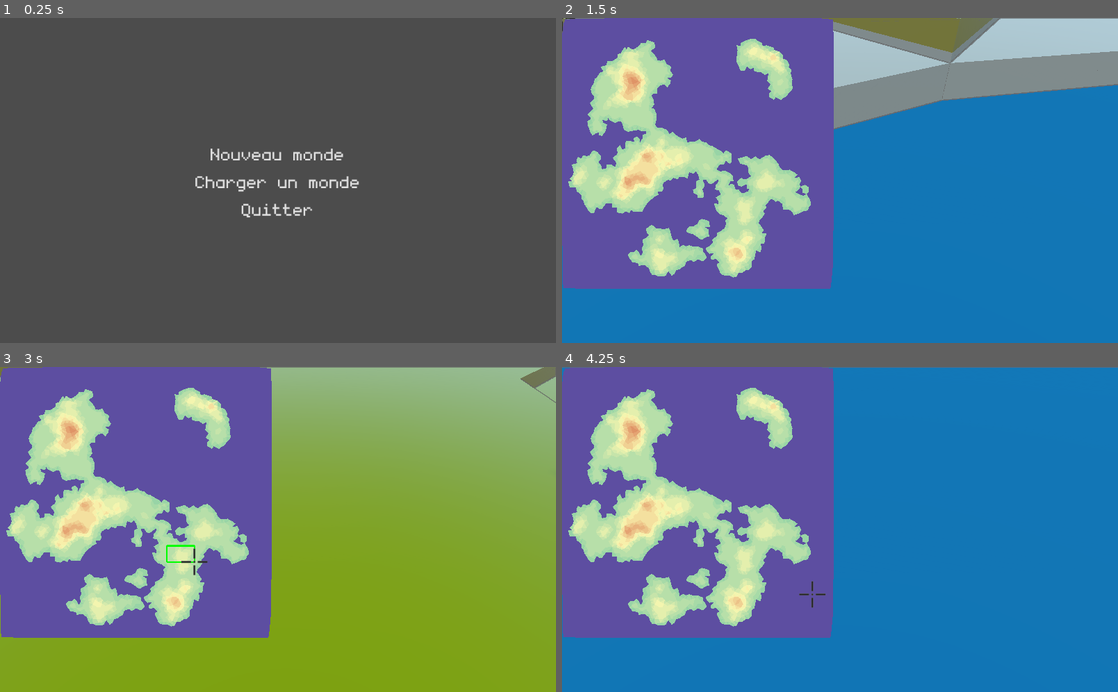
Above: before the commit, frames 1-4 (two rows, left to right).
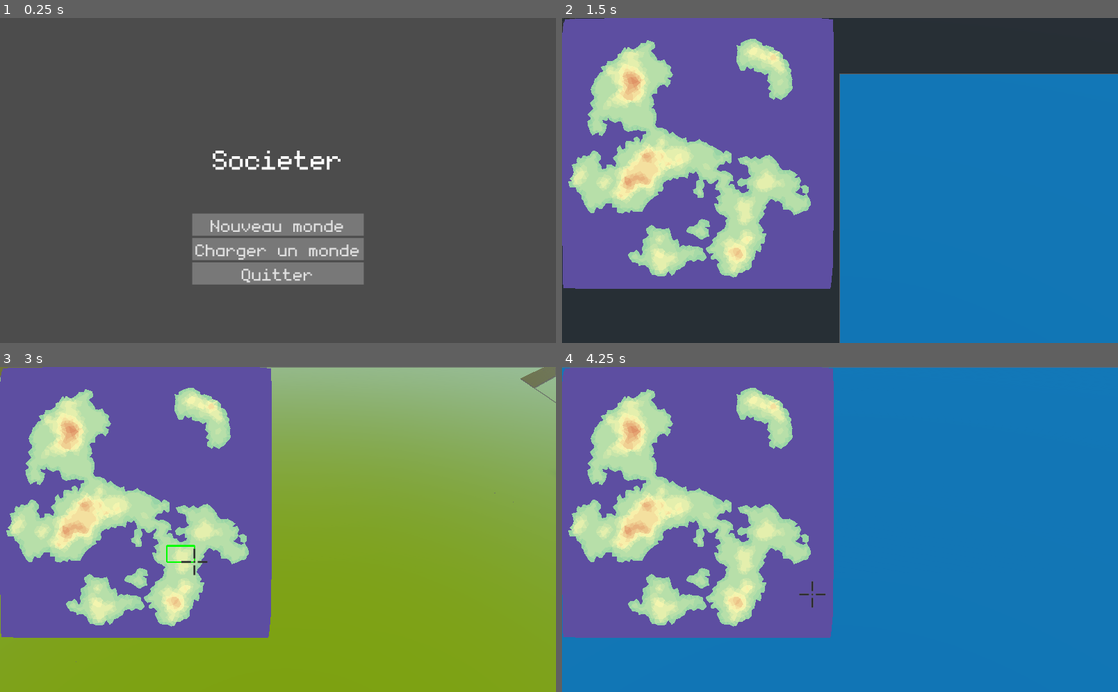
Above: after the commit, the same moments.

Repository: eriwyn/societer
Game: Godot game, scene res://menu/MainMenu.tscn
Two runs of this game, one before a commit and one after it. Both use one fixed random seed, a clock stepped at 60 frames per second and the inputs below.
Inputs (mouse positions are in pixels of both pictures, inside the frame that each line leads up to):
- Up to frame 1 (0.25 s): no input
- Up to frame 2 (1.5 s): click "Nouveau monde" at 0.5 s; click (801, 216) at 1.25 s, where only the run after the commit has a clickable "Nouveau monde"
- Up to frame 3 (3 s): tap Enter at 2 s; move the mouse to (400, 513) at 2.02 s; press the mouse at (400, 513) at 2.03 s; release the mouse at (400, 513) at 2.75 s; tap Space at 2.75 s; drag from (166, 545) to (250, 594) at 2.77 s
- Up to frame 4 (4.25 s): tap Enter at 3.5 s; move the mouse to (895, 458) at 3.52 s; press the mouse at (895, 458) at 3.53 s

The runs differ from the first frame. In frame 1, 7.6% of the frame differs, in the area x 34-66%, y 40-83%; in frame 2, 22%, in the area x 0-100%, y 0-100%; in frame 3, less than 0.1%; in frame 4, nothing differs.

Commit message:
création du menu principal

Diff:
--- /dev/null
+++ b/menu/LoadWorld.gd
@@ -0,0 +1,18 @@
+extends Control
+
+
+func _ready():
+	for terrain in Global.terrain.list():
+		var name = terrain.name
+		var button = Button.new()
+		button.text = terrain.name
+		button.connect("pressed", self, "_button_pressed", [name])
+		$VBoxContainer/ScrollContainer/WorldList.add_child(button)
+
+func _on_CancelButton_pressed():
+	get_tree().change_scene("res://menu/MainMenu.tscn")
+
+
+func _button_pressed(name):
+	Global.terrain_name = name
+	get_tree().change_scene("res://world/game.tscn")
--- /dev/null
+++ b/menu/LoadWorld.tscn
@@ -0,0 +1,53 @@
+[gd_scene load_steps=3 format=2]
+
+[ext_resource path="res://theme/theme.tres" type="Theme" id=1]
+[ext_resource path="res://menu/LoadWorld.gd" type="Script" id=2]
+
+[node name="LoadWorld" type="Control"]
+anchor_left = 0.5
+anchor_top = 0.5
+anchor_right = 0.5
+anchor_bottom = 0.5
+margin_left = -512.0
+margin_top = -300.0
+margin_right = 512.0
+margin_bottom = 300.0
+theme = ExtResource( 1 )
+script = ExtResource( 2 )
+
+[node name="VBoxContainer" type="VBoxContainer" parent="."]
+anchor_left = 0.5
+anchor_top = 0.5
+anchor_right = 0.5
+anchor_bottom = 0.5
+margin_left = -240.0
+margin_top = -131.5
+margin_right = 240.0
+margin_bottom = 131.5
+
+[node name="Title" type="Label" parent="VBoxContainer"]
+margin_right = 480.0
+margin_bottom = 64.0
+text = "Charger un monde"
+align = 1
+
+[node name="ScrollContainer" type="ScrollContainer" parent="VBoxContainer"]
+margin_top = 68.0
+margin_right = 480.0
+margin_bottom = 218.0
+rect_min_size = Vector2( 0, 150 )
+
+[node name="WorldList" type="VBoxContainer" parent="VBoxContainer/ScrollContainer"]
+
+[node name="HBoxContainer" type="HBoxContainer" parent="VBoxContainer"]
+margin_top = 222.0
+margin_right = 480.0
+margin_bottom = 263.0
+
+[node name="CancelButton" type="Button" parent="VBoxContainer/HBoxContainer"]
+margin_right = 480.0
+margin_bottom = 41.0
+size_flags_horizontal = 3
+text = "Annuler"
+
+[connection signal="pressed" from="VBoxContainer/HBoxContainer/CancelButton" to="." method="_on_CancelButton_pressed"]
--- a/menu/MainMenu.gd
+++ b/menu/MainMenu.gd
@@ -6,11 +6,11 @@
 
 
 func _on_NewButton_pressed():
-	get_tree().change_scene("res://world/game.tscn")
+	get_tree().change_scene("res://menu/NewWorld.tscn")
 
 
 func _on_LoadButton_pressed():
-	pass # Replace with function body.
+	get_tree().change_scene("res://menu/LoadWorld.tscn")
 
 
 func _on_QuitButton_pressed():
--- a/menu/MainMenu.tscn
+++ b/menu/MainMenu.tscn
@@ -21,26 +21,31 @@
 margin_right = 158.0
 margin_bottom = 74.5
 
+[node name="Title" type="Label" parent="VBoxContainer"]
+margin_right = 316.0
+margin_bottom = 131.0
+text = "Societer
+"
+align = 1
+
 [node name="NewButton" type="Button" parent="VBoxContainer"]
+margin_top = 135.0
 margin_right = 316.0
-margin_bottom = 47.0
+margin_bottom = 176.0
 theme = SubResource( 1 )
 text = "Nouveau monde"
-flat = true
 
 [node name="LoadButton" type="Button" parent="VBoxContainer"]
-margin_top = 51.0
+margin_top = 180.0
 margin_right = 316.0
-margin_bottom = 98.0
+margin_bottom = 221.0
 text = "Charger un monde"
-flat = true
 
 [node name="QuitButton" type="Button" parent="VBoxContainer"]
-margin_top = 102.0
+margin_top = 225.0
 margin_right = 316.0
-margin_bottom = 149.0
+margin_bottom = 266.0
 text = "Quitter"
-flat = true
 
 [connection signal="pressed" from="VBoxContainer/NewButton" to="." method="_on_NewButton_pressed"]
 [connection signal="pressed" from="VBoxContainer/LoadButton" to="." method="_on_LoadButton_pressed"]
--- /dev/null
+++ b/menu/NewWorld.gd
@@ -0,0 +1,14 @@
+extends Control
+
+
+func _ready():
+	pass
+
+
+func _on_CancelButton_pressed():
+	get_tree().change_scene("res://menu/MainMenu.tscn")
+
+
+func _on_CreateButton_pressed():
+	Global.terrain_name = $VBoxContainer/LineEdit.text
+	get_tree().change_scene("res://world/game.tscn")
--- /dev/null
+++ b/menu/NewWorld.tscn
@@ -0,0 +1,64 @@
+[gd_scene load_steps=5 format=2]
+
+[ext_resource path="res://theme/theme.tres" type="Theme" id=1]
+[ext_resource path="res://theme/fonts/monogram.ttf" type="DynamicFontData" id=2]
+[ext_resource path="res://menu/NewWorld.gd" type="Script" id=3]
+
+[sub_resource type="DynamicFont" id=1]
+size = 35
+font_data = ExtResource( 2 )
+
+[node name="NewWorld" type="Control"]
+anchor_right = 1.0
+anchor_bottom = 1.0
+rect_pivot_offset = Vector2( -383, -181 )
+theme = ExtResource( 1 )
+script = ExtResource( 3 )
+
+[node name="VBoxContainer" type="VBoxContainer" parent="."]
+anchor_left = 0.5
+anchor_top = 0.5
+anchor_right = 0.5
+anchor_bottom = 0.5
+margin_left = -195.0
+margin_top = -85.0
+margin_right = 195.0
+margin_bottom = 85.0
+
+[node name="Title" type="Label" parent="VBoxContainer"]
+margin_right = 390.0
+margin_bottom = 64.0
+text = "Nouveau monde"
+align = 1
+
+[node name="Label" type="Label" parent="VBoxContainer"]
+margin_top = 68.0
+margin_right = 390.0
+margin_bottom = 97.0
+custom_fonts/font = SubResource( 1 )
+text = "Nom du monde :"
+
+[node name="LineEdit" type="LineEdit" parent="VBoxContainer"]
+margin_top = 101.0
+margin_right = 390.0
+margin_bottom = 125.0
+
+[node name="HBoxContainer" type="HBoxContainer" parent="VBoxContainer"]
+margin_top = 129.0
+margin_right = 390.0
+margin_bottom = 170.0
+
+[node name="CreateButton" type="Button" parent="VBoxContainer/HBoxContainer"]
+margin_right = 247.0
+margin_bottom = 41.0
+text = "Nouveau monde"
+
+[node name="CancelButton" type="Button" parent="VBoxContainer/HBoxContainer"]
+margin_left = 251.0
+margin_right = 390.0
+margin_bottom = 41.0
+size_flags_horizontal = 3
+text = "Annuler"
+
+[connection signal="pressed" from="VBoxContainer/HBoxContainer/CreateButton" to="." method="_on_CreateButton_pressed"]
+[connection signal="pressed" from="VBoxContainer/HBoxContainer/CancelButton" to="." method="_on_CancelButton_pressed"]
--- a/theme/theme.tres
+++ b/theme/theme.tres
@@ -1,4 +1,6 @@
-[gd_resource type="Theme" load_steps=3 format=2]
+[gd_resource type="Theme" load_steps=21 format=2]
+
+[ext_resource path="res://theme/fonts/monogram.ttf" type="DynamicFontData" id=1]
 
 [sub_resource type="DynamicFontData" id=1]
 font_path = "res://theme/fonts/monogram.ttf"
@@ -7,6 +9,74 @@
 size = 50
 font_data = SubResource( 1 )
 
+[sub_resource type="Gradient" id=12]
+interpolation_mode = 1
+colors = PoolColorArray( 0.596078, 0.596078, 0.596078, 1, 1, 1, 1, 1 )
+
+[sub_resource type="GradientTexture" id=13]
+gradient = SubResource( 12 )
+
+[sub_resource type="GradientTexture" id=14]
+
+[sub_resource type="StyleBoxTexture" id=15]
+texture = SubResource( 14 )
+normal_map = SubResource( 13 )
+region_rect = Rect2( 0, 0, 2048, 1 )
+
+[sub_resource type="Gradient" id=16]
+interpolation_mode = 1
+colors = PoolColorArray( 0.47451, 0.47451, 0.47451, 1, 1, 1, 1, 1 )
+
+[sub_resource type="GradientTexture" id=17]
+gradient = SubResource( 16 )
+
+[sub_resource type="StyleBoxTexture" id=18]
+texture = SubResource( 17 )
+region_rect = Rect2( 0, 0, 2048, 1 )
+
+[sub_resource type="Gradient" id=19]
+interpolation_mode = 1
+colors = PoolColorArray( 0.266667, 0.266667, 0.266667, 1, 1, 1, 1, 1 )
+
+[sub_resource type="GradientTexture" id=20]
+gradient = SubResource( 19 )
+
+[sub_resource type="StyleBoxTexture" id=21]
+texture = SubResource( 20 )
+region_rect = Rect2( 0, 0, 2048, 1 )
+
+[sub_resource type="Gradient" id=6]
+interpolation_mode = 1
+colors = PoolColorArray( 0.47451, 0.47451, 0.47451, 1, 1, 1, 1, 1 )
+
+[sub_resource type="GradientTexture" id=7]
+gradient = SubResource( 6 )
+
+[sub_resource type="StyleBoxTexture" id=5]
+texture = SubResource( 7 )
+region_rect = Rect2( 0, 0, 2048, 1 )
+
+[sub_resource type="Gradient" id=9]
+interpolation_mode = 1
+colors = PoolColorArray( 0.239216, 0.239216, 0.239216, 1, 1, 1, 1, 1 )
+
+[sub_resource type="GradientTexture" id=10]
+gradient = SubResource( 9 )
+
+[sub_resource type="StyleBoxTexture" id=11]
+texture = SubResource( 10 )
+region_rect = Rect2( 0, 0, 2048, 1 )
+
+[sub_resource type="DynamicFont" id=8]
+size = 80
+font_data = ExtResource( 1 )
+
 [resource]
-Button/colors/font_color_hover = Color( 0.819608, 0.211765, 0.211765, 1 )
+Button/colors/font_color_hover = Color( 0.854902, 0.439216, 0.439216, 1 )
 Button/fonts/font = SubResource( 2 )
+Button/styles/disabled = SubResource( 15 )
+Button/styles/focus = SubResource( 18 )
+Button/styles/hover = SubResource( 21 )
+Button/styles/normal = SubResource( 5 )
+Button/styles/pressed = SubResource( 11 )
+Label/fonts/font = SubResource( 8 )
--- a/utils/Global.gd
+++ b/utils/Global.gd
@@ -1,7 +1,8 @@
 extends Node
 
 var debug = true
-var terrain
+var terrain_name = ""
+var terrain = Terrain.new()
 
 # Debuging messages
 func print_debug(message):
--- a/world/game.gd
+++ b/world/game.gd
@@ -23,18 +23,23 @@
 	noise.seed = rng.randi()
 	noise.octaves = octaves
 
-	var terrain_name="bonjour90"
-	terrain = Terrain.new()
+	# var Global.terrain_name="bonjour90"
+	terrain = Global.terrain
 
 	print(terrain.list())
 
-	if terrain.exists(terrain_name):
-		terrain.load(terrain_name)
+	if terrain.exists(Global.terrain_name):
+		terrain.load(Global.terrain_name)
 	else:
-		terrain.create(width,height,spacing,terrain_name)
+		terrain.create(width,height,spacing,Global.terrain_name)
+
+
+	if terrain.is_created():
+		init_data()
+		terrain.save_data()
 
 	if terrain.is_created() or terrain.is_loaded():
-		init_data()
+
 		add_trees()
 		emit_signal("world_loaded", terrain)
 	else:
@@ -58,9 +63,7 @@
 	# 	point.set_data("coast", point_is_coast(point))
 	# 	if point.get_data("river"):
 	# 		set_river_path(point)
-	var triangles = 0
 	for triangle in terrain.get_triangles():
-		triangles += 1
 		triangle.set_elevation(find_elevation(triangle.center2d()))
 		# triangle.set_data("elevation", triangle_find_elevation(triangle))
 		triangle.set_data("water", triangle_is_water(triangle))
@@ -76,7 +79,7 @@
 	# for edge in terrain.get_edges():
 	# 	edge.set_data("coast", edge_is_coast(edge))
 	# 	edge.set_data("river", edge_is_river(edge))
-	print(triangles)
+
 func fill_oceans():
 	var stack = []
 	for point in terrain.get_points():
